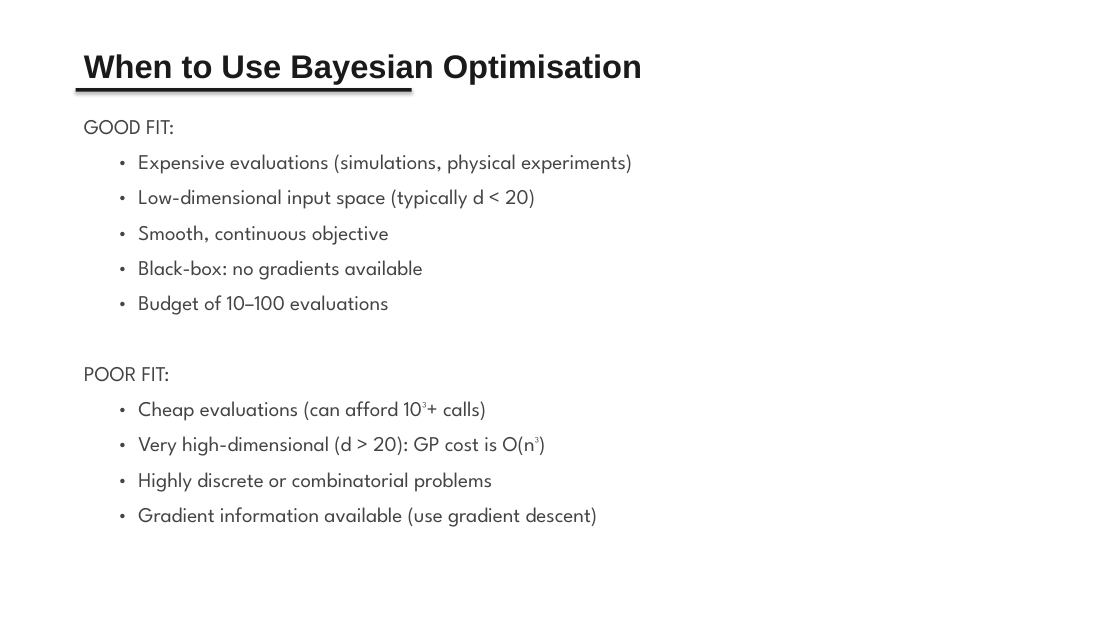
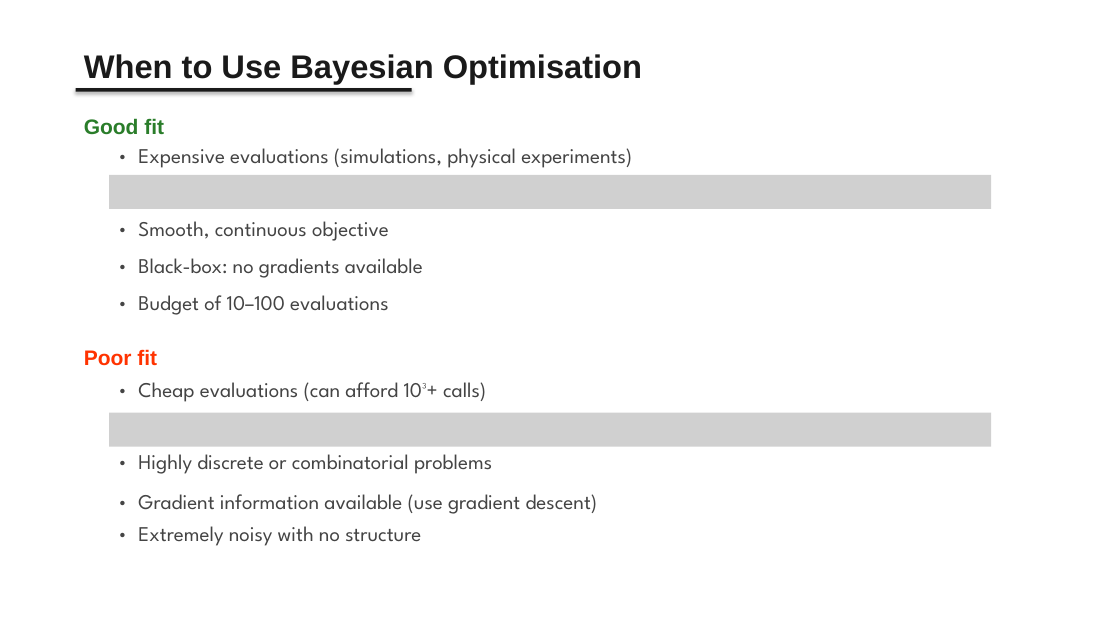
Before and after one commit to AHMalik2000/KIMM-Shared-Data, a slide deck: slide 38 of presentation.pptx. Drawn at 1120x630 pixels with LibreOffice and Linux fonts; fonts in the diff are those of the drawing; grey boxes stand for pictures. Boxes give left, top, right and bottom in pixels: in the first picture for what was removed or moved away, otherwise in the second. Text is boxed around its words. In the diff, an @@ line names an element or a change of style, - is before the commit and + after.

```diff
--- a/presentation.pptx
+++ b/presentation.pptx
@@ text at [84,118,164,134]: text changed; font League Spartan to Arial; text colour #444444 to #2A7D2A; bold on @@
-GOOD FIT:
+Good fit
@@ text "• Expensive evaluations (simulations, physical ...": place and size @@
-text "• Expensive evaluations (simulations, physical ..." at [138,154,632,174]
+text "• Expensive evaluations (simulations, physical ..." at [138,148,632,168]
@@ picture added at [109,175,991,208] @@
@@ text removed at [138,189,535,209] @@
-• Low-dimensional input space (typically d < 20)
@@ text "• Smooth, continuous objective": place and size @@
-text "• Smooth, continuous objective" at [138,225,389,245]
+text "• Smooth, continuous objective" at [138,221,389,241]
@@ text at [84,349,157,366]: text changed; font League Spartan to Arial; text colour #444444 to #FF3300; bold on @@
-POOR FIT:
+Poor fit
@@ text "• Cheap evaluations (can afford ...": place and size @@
-text "• Cheap evaluations (can afford ..." at [138,401,486,421]
+text "• Cheap evaluations (can afford ..." at [138,382,486,402]
@@ picture added at [109,413,991,446] @@
@@ text "• Highly discrete or combinatorial ...": place and size @@
-text "• Highly discrete or combinatorial ..." at [138,472,492,492]
+text "• Highly discrete or combinatorial ..." at [138,454,492,474]
@@ text removed at [138,436,546,456] @@
-• Very high-dimensional (d > 20): GP cost is O(n³)
@@ text "• Gradient information available (use ...": place and size @@
-text "• Gradient information available (use ..." at [138,507,598,527]
+text "• Gradient information available (use ..." at [138,494,598,514]
@@ text added at [138,526,421,546], 18 pt, text #444444 @@
+• Extremely noisy with no structure
```
Also in this commit, not shown: 15 other slides changed.
